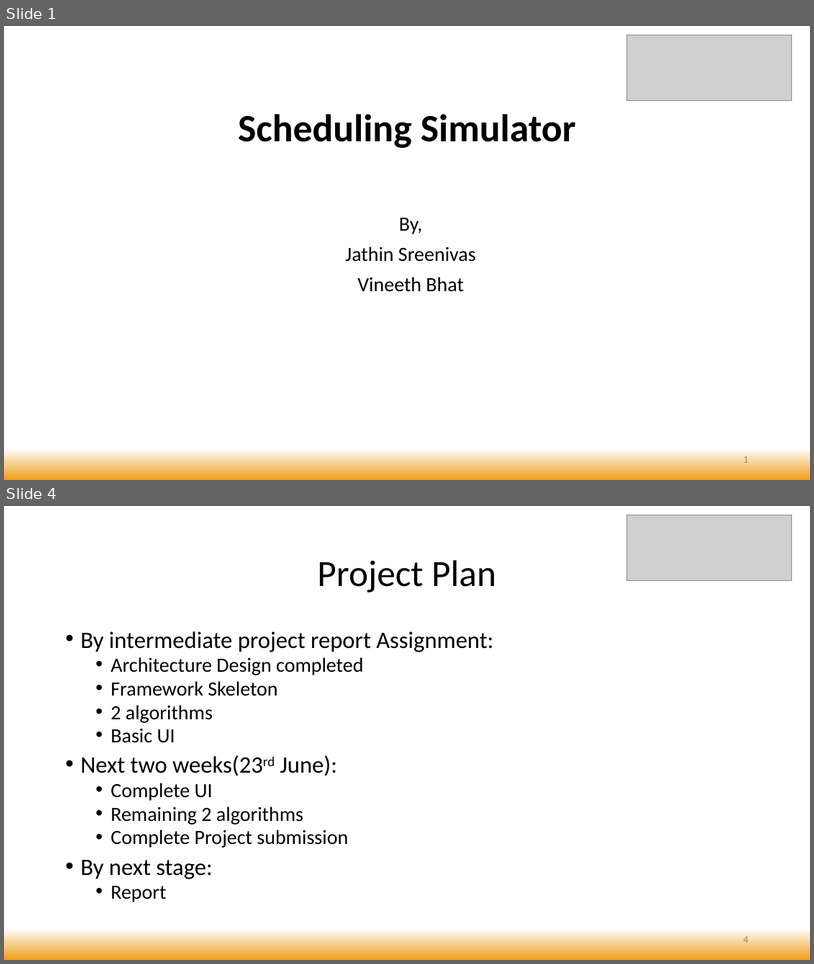
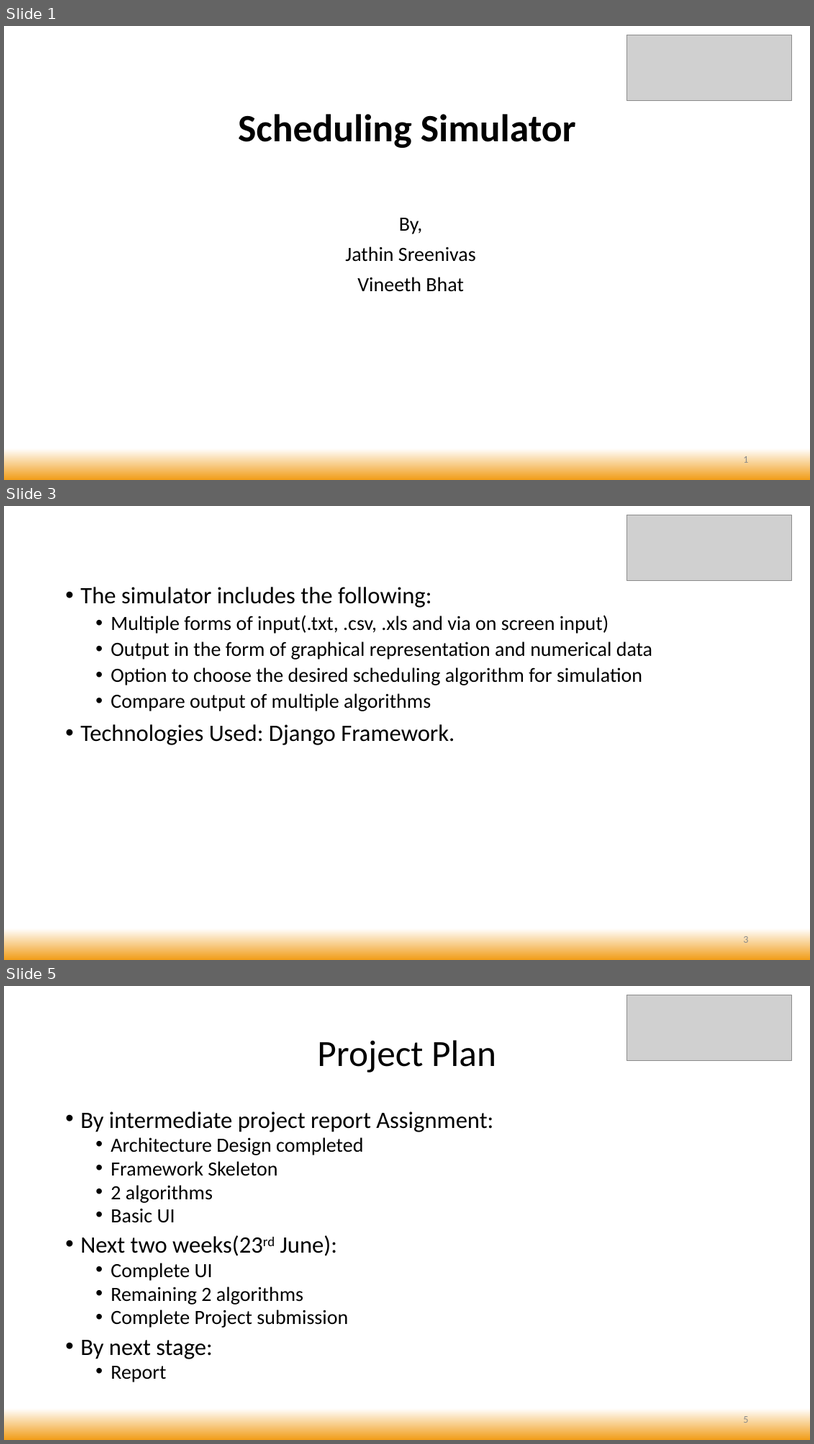
Before and after one commit to bhatvineeth/SchedulingSimulation, a slide deck: RTS_InitialProjectReport.pptx. Shown one above the other, each under a label of ours: slides 1 and 4 before the commit, slides 1, 3 and 5 after it; the slides between them are not shown. The pictures are 814x964 and 814x1444 pixels, drawn with LibreOffice and Linux fonts; fonts in the diff are those of the drawing; grey boxes stand for pictures. Boxes give left, top, right and bottom in pixels: in the first picture for what was removed or moved away, otherwise in the second. Text is boxed around its words. In the diff, an @@ line names an element or a change of style, - is before the commit and + after.

```diff
--- a/RTS_InitialProjectReport.pptx
+++ b/RTS_InitialProjectReport.pptx
@@ slide 3 added at box(4, 506, 810, 960), background gradient #FFFFFF to #F19D19 @@
@@ picture added at box(628, 515, 792, 580) @@
@@ text added at box(80, 587, 653, 745), 24 pt, text #000000 @@
+• The simulator includes the following:
+  • Multiple forms of input(.txt, .csv, .xls and via on screen input)
+  • Output in the form of graphical representation and numerical data
+  • Option to choose the desired scheduling algorithm for simulation
+  • Compare output of multiple algorithms
+• Technologies Used: Django Framework.
@@ page number added at box(743, 934, 748, 942), 12 pt, text #8C8C8C @@
+3
@@ what was slide 4 is now slide 5 @@
@@ page number at box(743, 1414, 748, 1422): text changed @@
-4
+5
```
Also in this commit, not shown: 1 slide changed, 1 other slide added, 1 slide removed, 3 other files.
